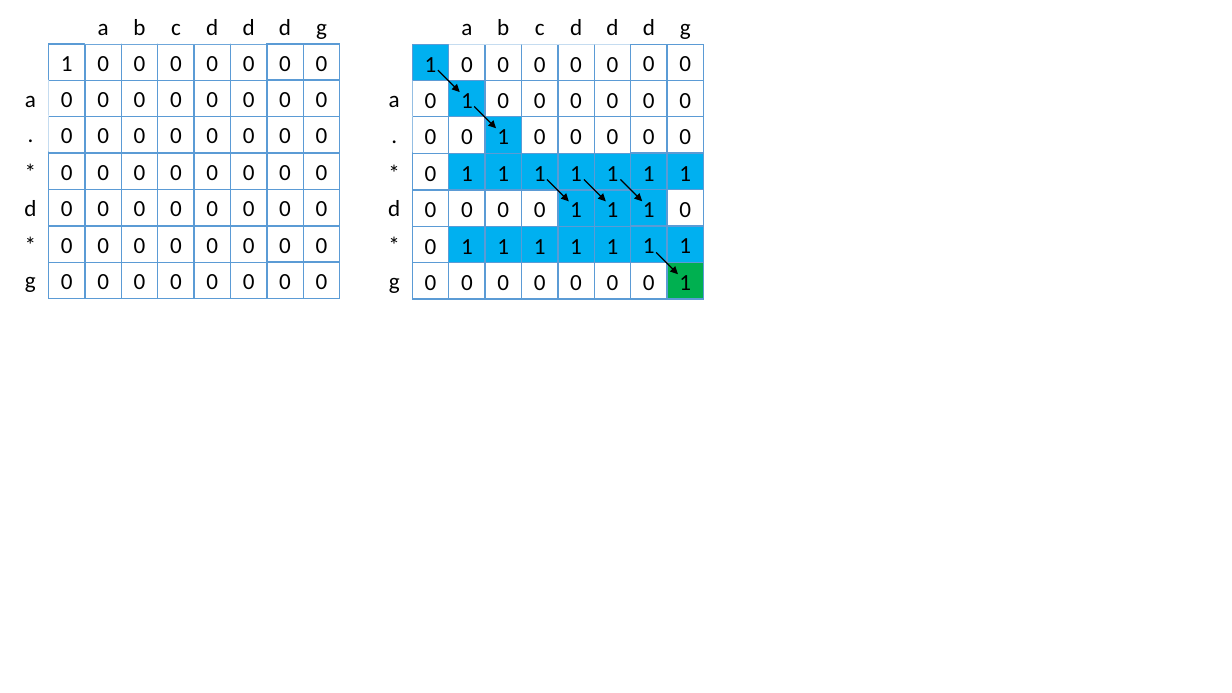
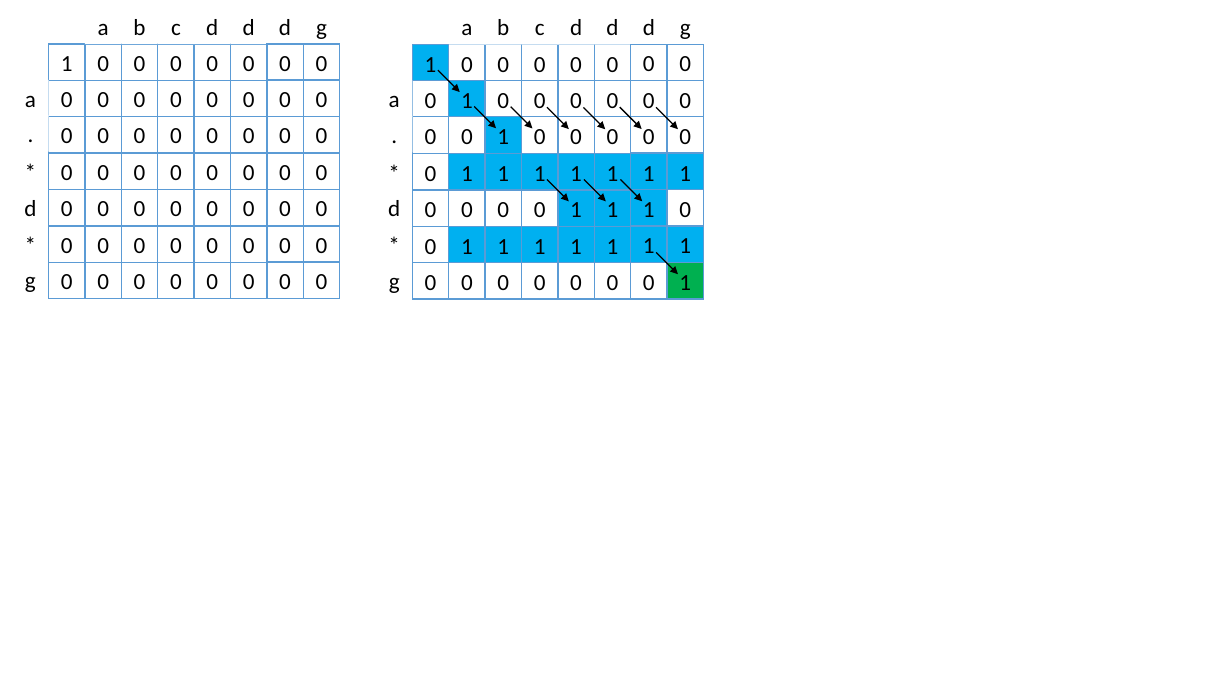
Before and after one commit to heray1990/LeetCodeInC, a slide deck: slide 1 of Resources/010_RegularExpressionMatching_DynamicProgramming.pptx. Drawn at 1232x693 pixels with LibreOffice and Linux fonts; fonts in the diff are those of the drawing. Boxes give left, top, right and bottom in pixels: in the first picture for what was removed or moved away, otherwise in the second. Text is boxed around its words. In the diff, an @@ line names an element or a change of style, - is before the commit and + after.

```diff
--- a/Resources/010_RegularExpressionMatching_DynamicProgramming.pptx
+++ b/Resources/010_RegularExpressionMatching_DynamicProgramming.pptx
@@ arrow added from (511, 106) to (532, 128), #000000 1 pt @@
@@ arrow added from (547, 107) to (569, 129), #000000 1 pt @@
@@ arrow added from (583, 107) to (605, 129), #000000 1 pt @@
@@ arrow added from (620, 107) to (641, 129), #000000 1 pt @@
@@ arrow added from (656, 107) to (678, 129), #000000 1 pt @@
```
Also in this commit, not shown: 1 other file.
